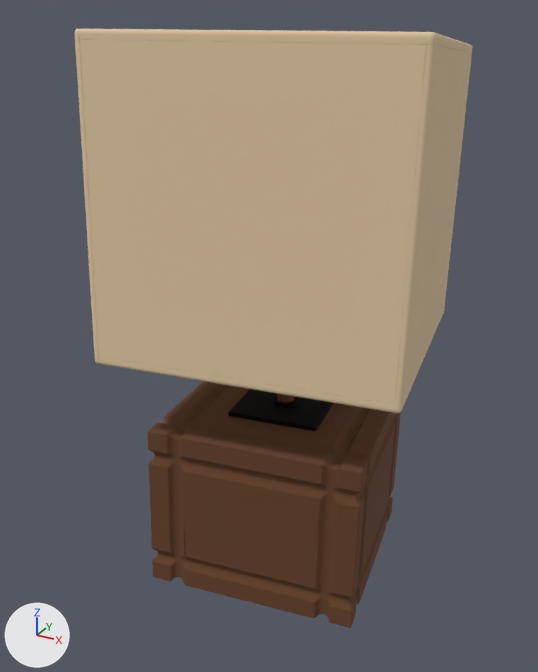
The OBJ model ProyectoFinal/ProyectoFinal/Models/lampara/lampara.obj, before and after one commit.
Camera for both pictures: a 50 mm camera at (2.91, -5.55, 5.1) aimed at (-0.18, 0.08, 2.28). Lighting does not change. The marker at lower left points along +X, +Y and +Z. Where no turn or scale is listed for an object, it has been applied to the vertices.

The first picture shows 'lampara'.
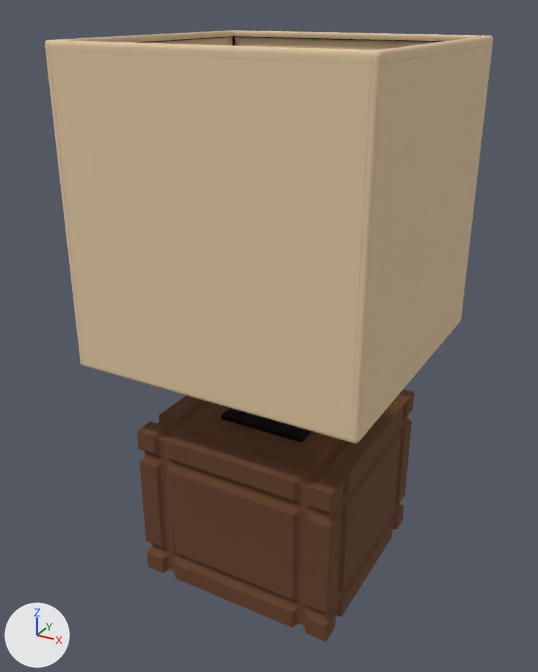
Where the change shows, as pixel boxes [x1, y1, x2, y2] in the pictures (538 x 672 px; the box of a moved part takes in the faces that stretch with it):
'lampara', reshaped (13% wider): before [75, 29, 472, 628]; after [45, 30, 493, 642]
part 1 of me_lampara, moved or reshaped (not visible before): after [134, 36, 443, 43]
part 2 of me_lampara, moved or reshaped: before [75, 29, 472, 413]; after [45, 30, 493, 444]
part 3 of me_lampara, rebuilt: before [228, 389, 333, 431]; after [221, 408, 313, 442]
part 4 of me_lampara, moved or reshaped: before [148, 381, 401, 628]; after [137, 390, 414, 642]

The change, as a list of edits to the scene's bpy script:
```text
Change me_lampara:
    used by ob_lampara; location = (0.0, 0.0, 0.0)
    remove me_lampara.from_pydata(...)  # 12923 vertices, 12935 faces; spans x -1.53..1.45, y -1.32..1.8, z -0.07..4.96
    add me_lampara.from_pydata(...)  # 12923 vertices, 12935 faces; spans x -1.29..1.32, y -1.32..1.29, z -0.01..4.9
    me_lampara part 1: the loose piece of 288 vertices spanning x -1.52..1.41, y -1.14..1.79, z 4.73..4.93 is multiplied about the mesh origin by the matrix ((0.985, 0.172, 0.003), (-0.171, 0.983, -0.071), (-0.016, 0.07, 0.997))
    me_lampara part 2: the loose piece of 1300 vertices spanning x -1.53..1.45, y -1.32..1.8, z 2.2..4.96 is multiplied about the mesh origin by the matrix ((0.985, 0.172, 0.003), (-0.171, 0.983, -0.071), (-0.016, 0.07, 0.997))
    me_lampara part 3: the loose piece of 32 vertices spanning x -0.51..0.47, y -0.38..0.6, z 1.54..1.64 is rebuilt with 32 vertices and now spans x -0.42..0.44, y -0.43..0.42, z 1.57..1.62
    me_lampara part 4: 23 vertices moved within x -1.06..0.93, y -0.75..0.96, z 1.24..3.33; 9952 vertices removed from x -1.28..1.12, y -1.12..1.23, z -0.07..3.99; 9952 vertices added at x -1.27..0.99, y -0.99..0.99, z -0.01..4.0
```
